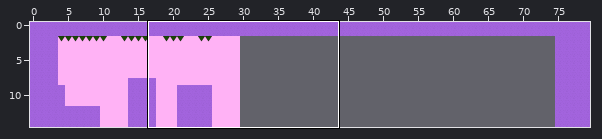
An edit to a level. Tiled map (JSON), data/maps/level3.json. The first picture is a wide view before the edit; the outline marks the close-up.
Close-up. Before:
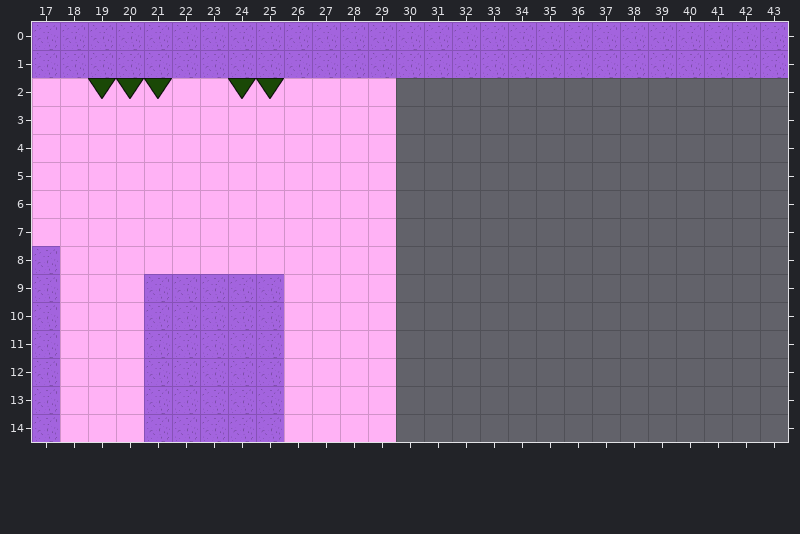
Cells are 128x128 px. Shown: x 17..43, y 0..14. The commit also changed other parts of the map, which this record leaves out.
New version:
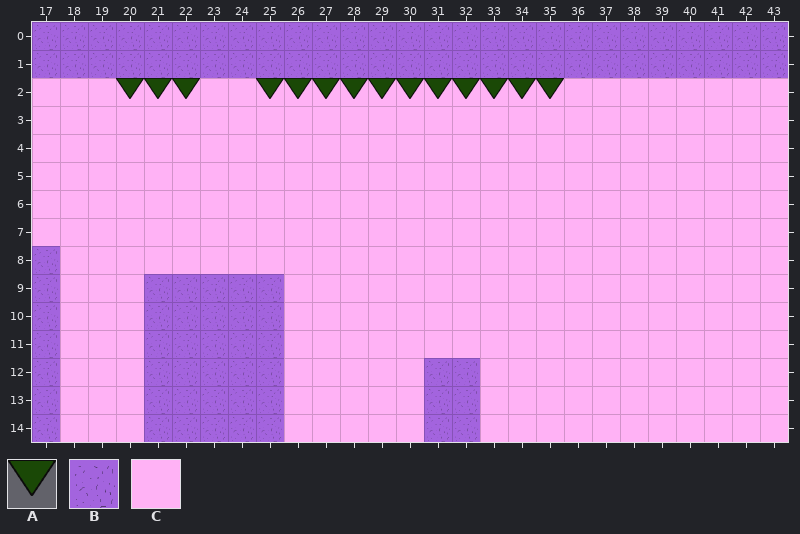
Key: from "level3_tileset": A 4, B 12, C 14.
_ is an empty cell, . an unchanged one.
The edit:
--- layer "background"
@@ x 30..43 @@
- 2 ______________
- 3 ______________
- 4 ______________
- 5 ______________
- 6 ______________
- 7 ______________
- 8 ______________
- 9 ______________
-10 ______________
-11 ______________
-12 _..___________
-13 _..___________
-14 _..___________
+ 2 CCCCCCCCCCCCCC
+ 3 CCCCCCCCCCCCCC
+ 4 CCCCCCCCCCCCCC
+ 5 CCCCCCCCCCCCCC
+ 6 CCCCCCCCCCCCCC
+ 7 CCCCCCCCCCCCCC
+ 8 CCCCCCCCCCCCCC
+ 9 CCCCCCCCCCCCCC
+10 CCCCCCCCCCCCCC
+11 CCCCCCCCCCCCCC
+12 C..CCCCCCCCCCC
+13 C..CCCCCCCCCCC
+14 C..CCCCCCCCCCC
--- layer "platforms"
@@ x 31..32 @@
-12 __
-13 __
-14 __
+12 BB
+13 BB
+14 BB
--- layer "spikes"
@@ x 19..35 @@
- 2 A.._.A.__________
+ 2 _..A._.AAAAAAAAAA
